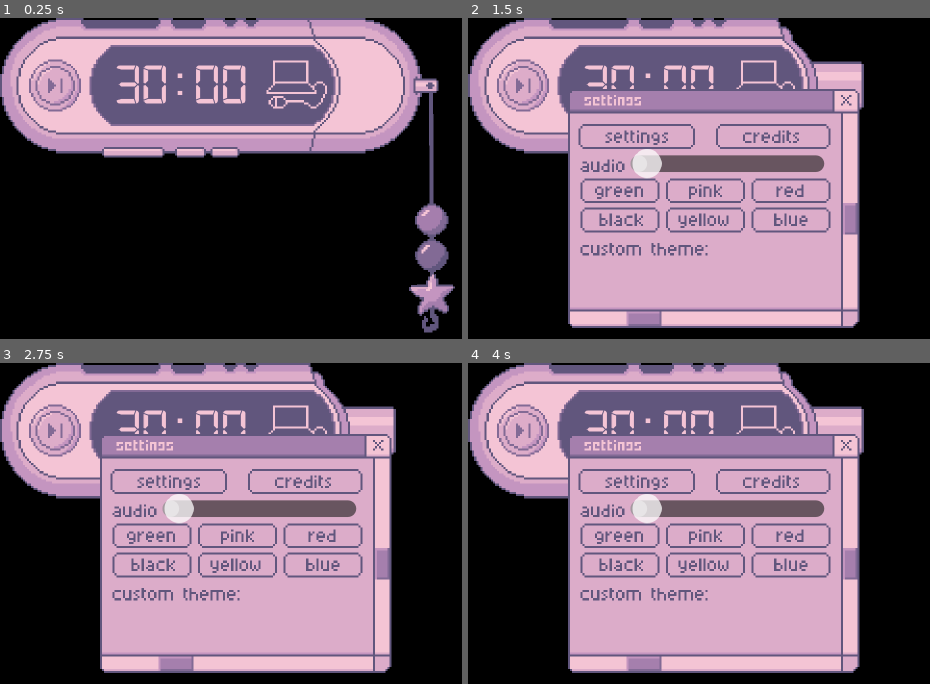
Above: before the commit, frames 1-4 (two rows, left to right).
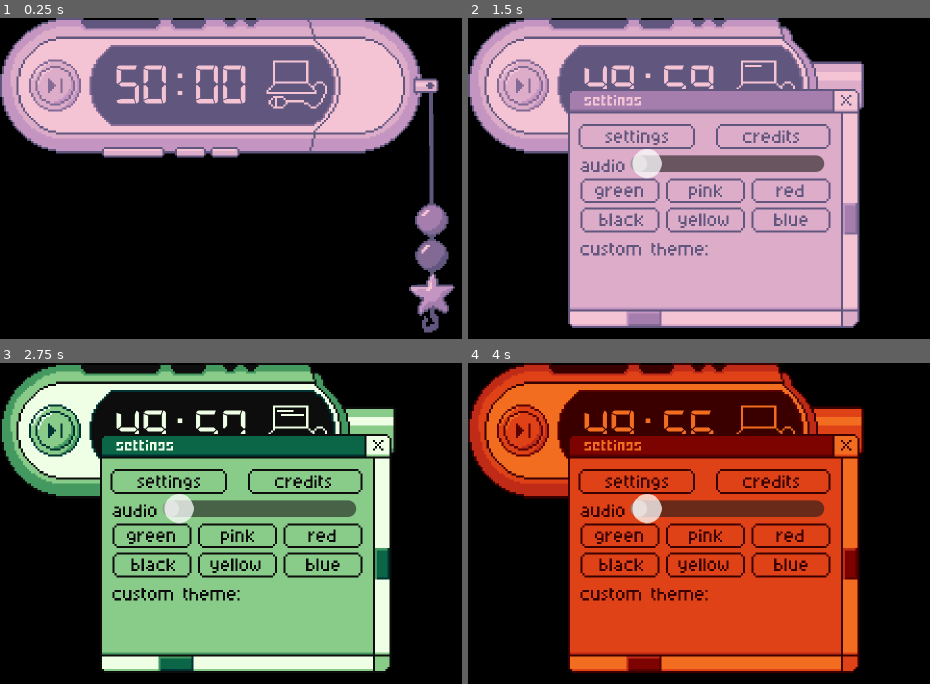
Above: after the commit, the same moments.

Repository: rota-fortunae/mp3-pomodoro
Game: Godot game, scene res://main.tscn
The game is run twice, just before and just after one commit, with the same random seed, the same clock (stepped at 60 frames per second) and the same inputs.
Inputs (mouse positions are in pixels of both pictures, inside the frame that each line leads up to):
- Up to frame 1 (0.25 s): no input
- Up to frame 2 (1.5 s): click (523, 85) at 0.5 s; click (837, 85) at 1.25 s
- Up to frame 3 (2.75 s): click (152, 536) at 2.02 s
- Up to frame 4 (4 s): click (703, 536) at 2.77 s; click (791, 536) at 3.52 s

The runs differ from the first frame. In frame 1, less than 0.1% of the frame differs, in the area x 25-31%, y 14-21%; in frame 2, 0.4%; in frame 3, 66%; in frame 4, 67%, in the area x 0-86%, y 0-97%.

Commit message:
colors working!
it broke the play button tho. not sure how. also!!! i failed my physics test!!!

Diff:
--- a/main.tscn
+++ b/main.tscn
@@ -239,9 +239,9 @@
 button_group = SubResource("ButtonGroup_ip871")
 texture_normal = ExtResource("3_1bvp3")
 texture_pressed = ExtResource("4_lquwl")
-texture_hover = ExtResource("3_1bvp3")
-texture_disabled = ExtResource("3_1bvp3")
-texture_focused = ExtResource("3_1bvp3")
+texture_hover = ExtResource("4_lquwl")
+texture_focused = ExtResource("4_lquwl")
 texture_click_mask = ExtResource("5_lquwl")
 
 [connection signal="pressed" from="Cap/settingsButton" to="Cap/settingsButton" method="_on_pressed"]
+[connection signal="pressed" from="TimerButton" to="Timer" method="_on_timer_button_pressed"]
--- a/pomodoro.gd
+++ b/pomodoro.gd
@@ -11,36 +11,29 @@
 
 var _clock_label: Label = null
 var _break_indicator: AnimatedSprite2D = null
-var _button: TextureButton = null
 
 func _ready() -> void:
 	var p = get_parent()
 	if p:
-		if p.has_node("Clock"):
-			_clock_label = p.get_node("Clock")
+		if p.has_node("TimerLabel"):
+			_clock_label = p.get_node("TimerLabel")
 		else:
-			if debug: print("Pomodoro: Clock label not found")
+			if debug: print("Pomodoro: TimerLabel not found")
 		if p.has_node("BreakIndicator"):
 			_break_indicator = p.get_node("BreakIndicator")
 		else:
 			if debug: print("Pomodoro: BreakIndicator not found")
-		if p.has_node("RoundButton"):
-			_button = p.get_node("RoundButton")
-			_button.connect("pressed", Callable(self, "_on_pomo_button_pressed"))
-		else:
-			if debug: print("Pomodoro: TextureButton not found")
 	else:
 		if debug: print("Pomodoro: parent not found")
 
 
-	# enable processing so _process() runs
 	set_process(true)
 
 	_update_pomodoro_labels()
 	_break_indicator.pause()
 
 
-func _on_pomo_button_pressed() -> void:
+func _on_timer_button_pressed() -> void:
 	_is_running = not _is_running
 	if not _is_running:
 		_break_indicator.pause()
@@ -66,7 +59,6 @@
 		_clock_label.text = str(m) + ":" + ("%02d" % s)
 
 func _update_pomodoro_labels() -> void:
-	# set animated indicator to either 'work' or 'break' (expects animations named accordingly)
 	if _break_indicator:
 		_break_indicator.animation = ("work" if _is_work else "break")
 		_break_indicator.play()
--- a/settings_menu.tscn
+++ b/settings_menu.tscn
@@ -14,10 +14,12 @@
 [ext_resource type="Texture2D" uid="uid://ynlfgmofqms" path="res://assets/exit_button.png" id="10_8pph3"]
 [ext_resource type="BitMap" uid="uid://csakl3vshxmu8" path="res://assets/exit_alpha.png" id="11_exc7q"]
 [ext_resource type="StyleBox" uid="uid://derieksoqxsca" path="res://assets/transparent_theme.tres" id="13_exc7q"]
+[ext_resource type="Material" uid="uid://dbixbu3rcism1" path="res://universal.tres" id="14_univ"]
 
 [sub_resource type="ButtonGroup" id="ButtonGroup_ip871"]
 
 [node name="SettingsMenu" type="Control" unique_id=534571828]
+material = ExtResource("14_univ")
 layout_mode = 3
 anchors_preset = 0
 offset_right = 140.0
@@ -26,6 +28,7 @@
 script = ExtResource("2_ajx48")
 
 [node name="background" type="TextureRect" parent="." unique_id=1596246548]
+use_parent_material = true
 layout_mode = 0
 offset_right = 40.0
 offset_bottom = 40.0
@@ -34,6 +37,7 @@
 
 [node name="credits" type="TextureRect" parent="." unique_id=21259489]
 visible = false
+use_parent_material = true
 layout_mode = 0
 offset_right = 140.0
 offset_bottom = 115.0
@@ -41,6 +45,7 @@
 texture = ExtResource("2_nxj4t")
 
 [node name="settings" type="TextureRect" parent="." unique_id=2108530980]
+use_parent_material = true
 layout_mode = 0
 offset_right = 140.0
 offset_bottom = 115.0
@@ -48,6 +53,7 @@
 texture = ExtResource("3_ttjgw")
 
 [node name="creditsButton" type="TextureButton" parent="." unique_id=1208418462]
+use_parent_material = true
 layout_mode = 0
 offset_left = 71.0
 offset_top = 17.0
@@ -58,21 +64,27 @@
 button_group = SubResource("ButtonGroup_ip871")
 texture_normal = ExtResource("3_yl4dm")
 texture_pressed = ExtResource("4_ttjgw")
+texture_hover = ExtResource("4_ttjgw")
+texture_focused = ExtResource("4_ttjgw")
 texture_click_mask = ExtResource("5_8pph3")
 
 [node name="settingsButton" type="TextureButton" parent="." unique_id=1128136574]
+use_parent_material = true
 layout_mode = 0
 offset_left = 5.0
 offset_top = 17.0
 offset_right = 61.0
 offset_bottom = 29.0
 theme = ExtResource("1_8pph3")
+toggle_mode = true
 texture_normal = ExtResource("6_exc7q")
 texture_pressed = ExtResource("7_ajx48")
+texture_hover = ExtResource("7_ajx48")
+texture_focused = ExtResource("7_ajx48")
 texture_click_mask = ExtResource("8_56ip2")
 
 [node name="exitButton" type="TextureButton" parent="." unique_id=904278983]
-visible = false
+use_parent_material = true
 layout_mode = 0
 offset_left = 127.0
 offset_right = 140.0
@@ -82,7 +94,6 @@
 texture_click_mask = ExtResource("11_exc7q")
 
 [node name="green" type="Button" parent="." unique_id=319060128]
-visible = false
 layout_mode = 0
 offset_left = 6.0
 offset_top = 43.0
@@ -95,7 +106,6 @@
 theme_override_styles/focus = ExtResource("13_exc7q")
 
 [node name="pink" type="Button" parent="." unique_id=1082760081]
-visible = false
 layout_mode = 0
 offset_left = 47.0
 offset_top = 43.0
@@ -108,7 +118,6 @@
 theme_override_styles/focus = ExtResource("13_exc7q")
 
 [node name="red" type="Button" parent="." unique_id=1214924962]
-visible = false
 layout_mode = 0
 offset_left = 88.0
 offset_top = 43.0
@@ -121,7 +130,6 @@
 theme_override_styles/focus = ExtResource("13_exc7q")
 
 [node name="black" type="Button" parent="." unique_id=1161154831]
-visible = false
 layout_mode = 0
 offset_left = 6.0
 offset_top = 57.0
@@ -134,7 +142,6 @@
 theme_override_styles/focus = ExtResource("13_exc7q")
 
 [node name="yellow" type="Button" parent="." unique_id=1498593614]
-visible = false
 layout_mode = 0
 offset_left = 47.0
 offset_top = 57.0
@@ -147,7 +154,6 @@
 theme_override_styles/focus = ExtResource("13_exc7q")
 
 [node name="blue" type="Button" parent="." unique_id=609336276]
-visible = false
 layout_mode = 0
 offset_left = 88.0
 offset_top = 57.0
@@ -176,7 +182,9 @@
 offset_bottom = 672.0
 scale = Vector2(0.1, 0.1)
 
+[connection signal="pressed" from="creditsButton" to="." method="_on_credits_button_pressed"]
 [connection signal="pressed" from="settingsButton" to="." method="_on_settings_button_pressed"]
+[connection signal="pressed" from="exitButton" to="." method="_on_exit_button_pressed"]
 [connection signal="pressed" from="green" to="." method="_on_green_pressed"]
 [connection signal="pressed" from="pink" to="." method="_on_pink_pressed"]
 [connection signal="pressed" from="red" to="." method="_on_red_pressed"]
--- a/settings_menu_script.gd
+++ b/settings_menu_script.gd
@@ -31,30 +31,6 @@
 func _process(delta: float) -> void:
 	pass
 
-
-func _on_green_pressed() -> void:
-	pass # Replace with function body.
-
-
-func _on_pink_pressed() -> void:
-	pass # Replace with function body.
-
-
-func _on_red_pressed() -> void:
-	pass # Replace with function body.
-
-
-func _on_black_pressed() -> void:
-	pass # Replace with function body.
-
-
-func _on_yellow_pressed() -> void:
-	pass # Replace with function body.
-
-
-func _on_blue_pressed() -> void:
-	change_color("")
-
 func change_color(newcolorstring):
 	if newcolorstring == "":
 		newcolorstring = "#2a173b,#3f2c5f,#443f7b,#4c5c87,#69809e,#95c5ac"
@@ -66,6 +42,55 @@
 		var new_color = Color(newcolorlist[i])
 		RenderingServer.global_shader_parameter_set(names[i], new_color)
 
+func _on_green_pressed() -> void:
+	change_color("#0d0d0d,#003333,#0b6648,#439960,#89cc89,#eeffe6")
+
+func _on_pink_pressed() -> void:
+	change_color("#61567d,#826a95,#a57fad,#c495bf,#dcacc9,#f4c4d4")
+
+func _on_red_pressed() -> void:
+	change_color("#3a0000,#590000,#7c0300,#c02b18,#e04217,#f26d1f")
+
+func _on_black_pressed() -> void:
+	change_color("#5E5E5E, #767676, #8F8F8F, #A8A8A8,#BEBEBE,#D4D4D4")
+
+func _on_yellow_pressed() -> void:
+	change_color("#0e0705, #34140e, #653019, #ce812c, #e3ba66, #e7d99c")
+
+func _on_blue_pressed() -> void:
+	change_color("#2a173b,#3f2c5f,#443f7b,#4c5c87,#69809e,#95c5ac")
+
 
 func _on_settings_button_pressed() -> void:
-	change_color("")
+	settings.visible=true
+	exit_button.visible=true
+	green.visible=true
+	pink.visible=true
+	red.visible=true
+	black.visible=true
+	yellow.visible=true
+	blue.visible=true
+	$audioSlider.visible = true
+	credits.visible=false
+	credits_button.button_pressed = false
+
+
+func _on_credits_button_pressed() -> void:
+	settings.visible=false
+	green.visible=false
+	pink.visible=false
+	red.visible=false
+	black.visible=false
+	yellow.visible=false
+	blue.visible=false
+	$audioSlider.visible = false
+
+	credits.visible=true
+	settings_button.button_pressed = false
+
+
+
+func _on_exit_button_pressed() -> void:
+	$"../../Charm/CharmSprite".visible = true
+	$"../../Cap".visible = true
+	visible = false
